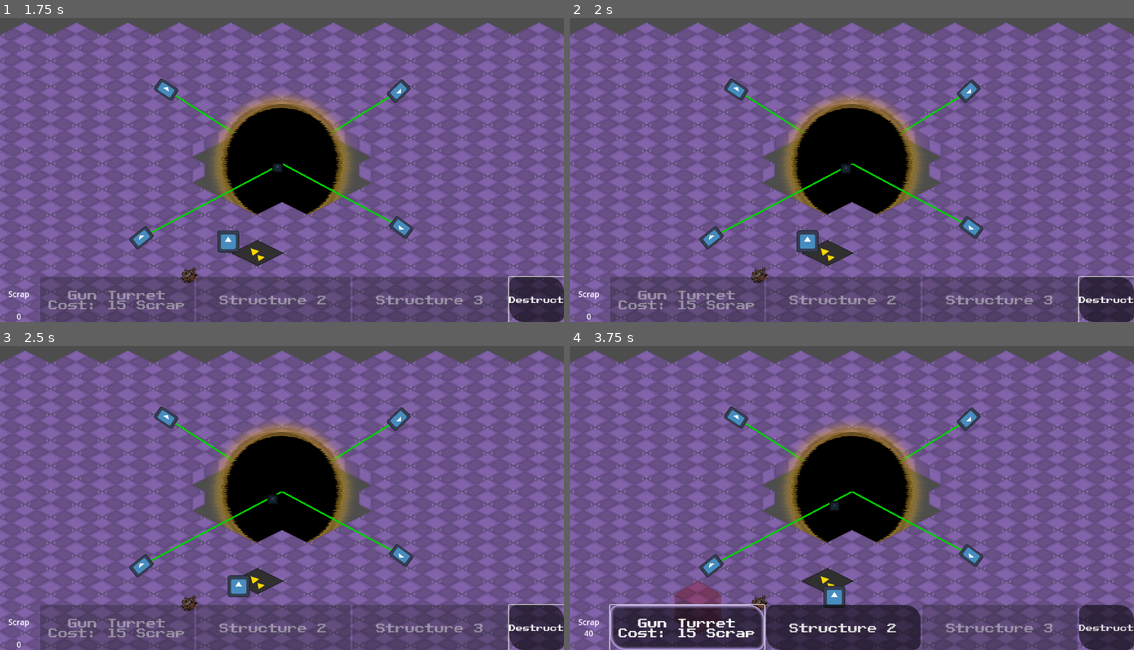
Above: before the commit, frames 1-4 (two rows, left to right).
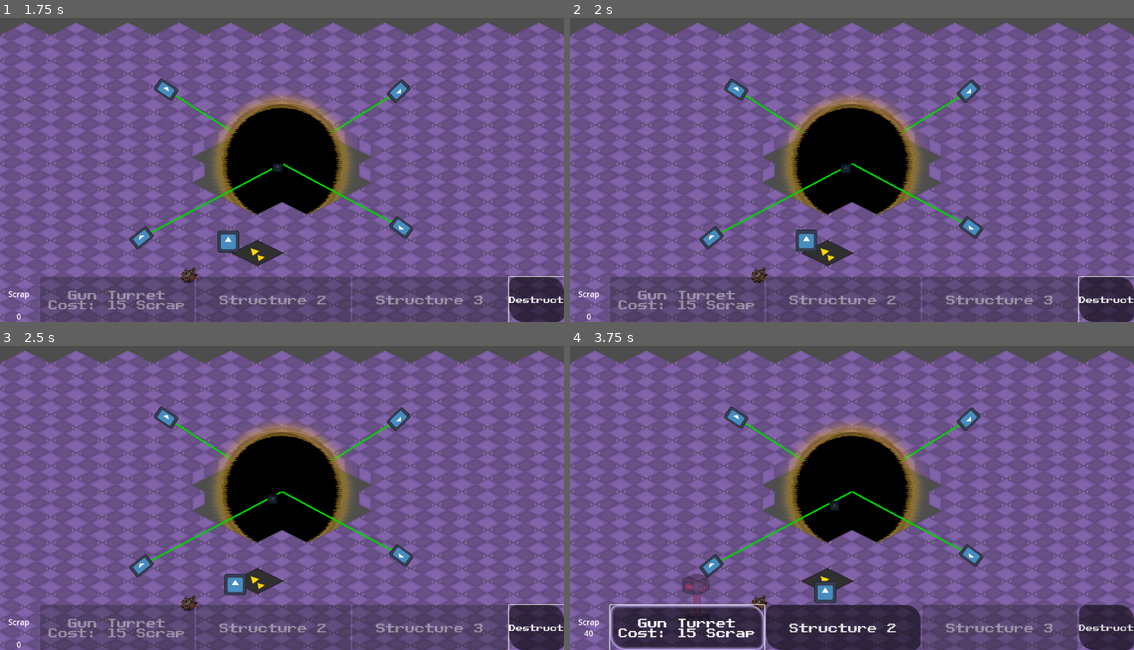
Above: after the commit, the same moments.

Repository: jkostello/Godot-Wild-Jam-69
Game: Godot game, scene res://level.tscn
Same seed, same stepped clock (60 frames per second), same inputs: the game is played once before the commit and once after it. The engine's default icon, where the game draws it, is replaced by a stand-in: a white triangle on a blue panel in a dark square.
Inputs (mouse positions are in pixels of both pictures, inside the frame that each line leads up to):
- Up to frame 1 (1.75 s): click "Destruct" at 0.5 s; tap Enter at 1.25 s; move the mouse to (406, 148) at 1.27 s; hold D (right) from 1.28 s (still down); hold R from 1.28 s (still down); click (406, 148) at 1.42 s; tap Space at 1.52 s
- Up to frame 2 (2 s): keep holding D (right); keep holding R
- Up to frame 3 (2.5 s): move the mouse to (169, 507) at 2.02 s; release D (right) at 2.03 s; release R at 2.03 s; hold S (down) from 2.03 s (still down); tap R at 2.1 s; click (169, 507) at 2.17 s; tap Space at 2.27 s
- Up to frame 4 (3.75 s): move the mouse to (908, 422) at 2.77 s; release S (down) at 2.78 s; hold D (right) 2.78-3.5 s; hold 0 2.78-3.5 s; click (908, 422) at 2.92 s; tap R at 3.05 s; click "Gun Turret Cost: 15 Scrap" at 3.5 s

Frame 1 is identical in both runs. In frame 2, 0.1% of the frame differs, in the area x 40-45%, y 69-78%; in frame 3, 0.2%; in frame 4, 0.9%, in the area x 18-49%, y 74-87%.

Commit message:
Added Conveyor (structure) rotation
Structures (Conveyors for now) can be rotated with R
Deletion also now highlights the selected structure, and you see a structure preview when you are building

Diff:
--- a/conveyor.gd
+++ b/conveyor.gd
@@ -4,6 +4,8 @@
 
 var touching_bodies := []
 
+func _ready():
+	value = 2
 
 func _physics_process(delta):
 	var push_vec : Vector2
--- a/level.tscn
+++ b/level.tscn
@@ -72,7 +72,7 @@
 
 [node name="Conveyor" parent="." instance=ExtResource("7_hu7mx")]
 position = Vector2(-143, 523)
-strength = 10.0
+strength = null
 
 [node name="resource" parent="." instance=ExtResource("8_d4m44")]
 position = Vector2(-542, 652)
--- a/structure.gd
+++ b/structure.gd
@@ -2,3 +2,4 @@
 class_name Structure
 
 var facing_dir := 0 # 0-4 (upleft,upright,downright,downleft)
+var value
--- a/structure_handler.gd
+++ b/structure_handler.gd
@@ -19,6 +19,7 @@
 var clicked_cell := Vector2.ZERO
 var coords := Vector2.ZERO
 var checkedSpace
+var struct_r = 0
 
 # Remove highlight_block from structure_handler, add to level
 func _ready():
@@ -31,10 +32,10 @@
 	highlight_block.position = coords
 
 func checkSpace():
-	for turret in get_tree().get_nodes_in_group("Turret"):
-			if turret.position == coords:
+	for struct in Structures:
+			if struct.position == coords:
 				spaceTaken = true
-				return turret
+				return struct
 	spaceTaken = false
 	return false
 
@@ -47,28 +48,60 @@
 		checkedSpace = checkSpace()
 		if structure_selected != 4 and not spaceTaken: # If in range and valid space, color green
 			highlight_block.modulate = Color(0,1,0,0.3)
+			rotConveyor() #rotates the conveyor highlight sprite
 		elif structure_selected == 4 and spaceTaken: #If destructing and tile is occupied, color orange
 			highlight_block.modulate = Color(255,165,0,0.3)
+			highlight_block.self_modulate = Color(0,0,0,0)
+			match checkedSpace.value:
+				1:
+					highlight_block.get_child(0).visible = true
+				2:
+					highlight_block.get_child(1).visible = true
 		else:
 			highlight_block.modulate = Color(1,0,0,0.3) #if no checks are valid, color red
+			highlight_block.self_modulate = Color(1,1,1,1)
+			for child in highlight_block.get_children():
+				child.visible = false
 	else: # If not in range, color red
 		highlight_block.modulate = Color(1,0,0,0.3)
 
+func rotConveyor():
+	match struct_r:
+				0:
+					highlight_block.get_child(1).flip_h = true
+					highlight_block.get_child(1).flip_v = true # Change this to vertical sprite
+				1:
+					highlight_block.get_child(1).flip_h = false
+					highlight_block.get_child(1).flip_v = true # Change this to vertical sprite
+				2:
+					highlight_block.get_child(1).flip_h = false
+					highlight_block.get_child(1).flip_v = false # Change this to vertical sprite
+				3:
+					highlight_block.get_child(1).flip_h = true
+					highlight_block.get_child(1).flip_v = false
+
 func endBuild():
 	highlight_block.visible = false
+	for child in highlight_block.get_children():
+		child.visible = false
 	structure_selected = 0
 # Called on structure button press
 # Selects correct structure, shows highlight block
 func onButtonPressed(butNum):
 	highlight_block.visible = true
+	if butNum != 4:
+		highlight_block.self_modulate = Color(0,0,0,0)
 	match butNum:
 		1: # Turret
 			structure_selected = 1
+			highlight_block.get_child(0).visible = true
 		2:
 			structure_selected = 2
+			highlight_block.get_child(1).visible = true
 		3:
 			structure_selected = 3
 		4:
+			highlight_block.self_modulate = Color(1,1,1,1)
 			structure_selected = 4
 
 # Adjusts player's scrap value, updates display text
@@ -88,28 +121,35 @@
 func buildStructure():
 	var newScrap : int
 	# Create structure 1
-	if checkedSpace is bool:
-
+	if not spaceTaken:
 		if structure_selected == 1 and player.resource >= turretCost:
 			newScrap = -turretCost
 			var new_t = turret.instantiate()
-			get_tree().current_scene.add_child(new_t)
-			new_t.position = coords
-			endBuild()
+			createStruct(new_t)
 		elif structure_selected == 2 and player.resource >= conveyorCost:
-			player.resource -= conveyorCost
+			newScrap = -conveyorCost
 			var new_c = conveyor.instantiate()
-			get_tree().current_scene.add_child(new_c)
-			new_c.position = coords
-			endBuild()
+			new_c.facing_dir = struct_r
+			createStruct(new_c)
+
 	# Destruct
 	elif structure_selected == 4:
+		Structures.erase(checkedSpace)
 		checkedSpace.queue_free()
-		newScrap = floor(turretCost) / 3
+		match checkedSpace.value:
+			1:
+				newScrap = floor(turretCost) / 3
+			2:
+				newScrap = floor(conveyorCost) / 2
 		endBuild()
 
 	updateScrapUI(newScrap)
 
+func createStruct(struct):
+	Structures.append(struct)
+	get_tree().current_scene.add_child(struct)
+	struct.position = coords
+	endBuild()
 
 func _input(event):
 	# If left mouse button pressed and in range, place structure
@@ -122,6 +162,10 @@
 		if (Input.is_key_pressed(KEY_SPACE) and not event.is_echo()):
 			structure_selected = 0
 			highlight_block.visible = false
+		if (Input.is_key_pressed(KEY_R) and not event.is_echo()):
+			struct_r += 1
+			if struct_r == 4:
+				struct_r = 0
 
 		#INDEV FUNCTION, INCREASES SCRAP BY 10
 		if (Input.is_key_pressed(KEY_0) and not event.is_echo()):
--- a/structure_handler.tscn
+++ b/structure_handler.tscn
@@ -111,13 +111,14 @@
 texture = ExtResource("2_4xf2m")
 offset = Vector2(0, -72)
 
+[node name="turretSprite" type="Sprite2D" parent="highlightBlock"]
+visible = false
+position = Vector2(0, -120)
+texture = ExtResource("5_k7ex3")
+
 [node name="conveyorSprite" type="Sprite2D" parent="highlightBlock"]
 visible = false
 texture = ExtResource("4_63e0l")
-
-[node name="turretSprite" type="Sprite2D" parent="highlightBlock"]
-visible = false
-texture = ExtResource("5_k7ex3")
 
 [connection signal="pressed" from="VBoxContainer/buttonHolder/HBoxContainer/structureBut1" to="." method="onButtonPressed" binds= [1]]
 [connection signal="pressed" from="VBoxContainer/buttonHolder/HBoxContainer/structureBut2" to="." method="onButtonPressed" binds= [2]]
--- a/turret.gd
+++ b/turret.gd
@@ -2,3 +2,4 @@
 
 func _ready():
 	add_to_group("Turret")
+	value = 1
